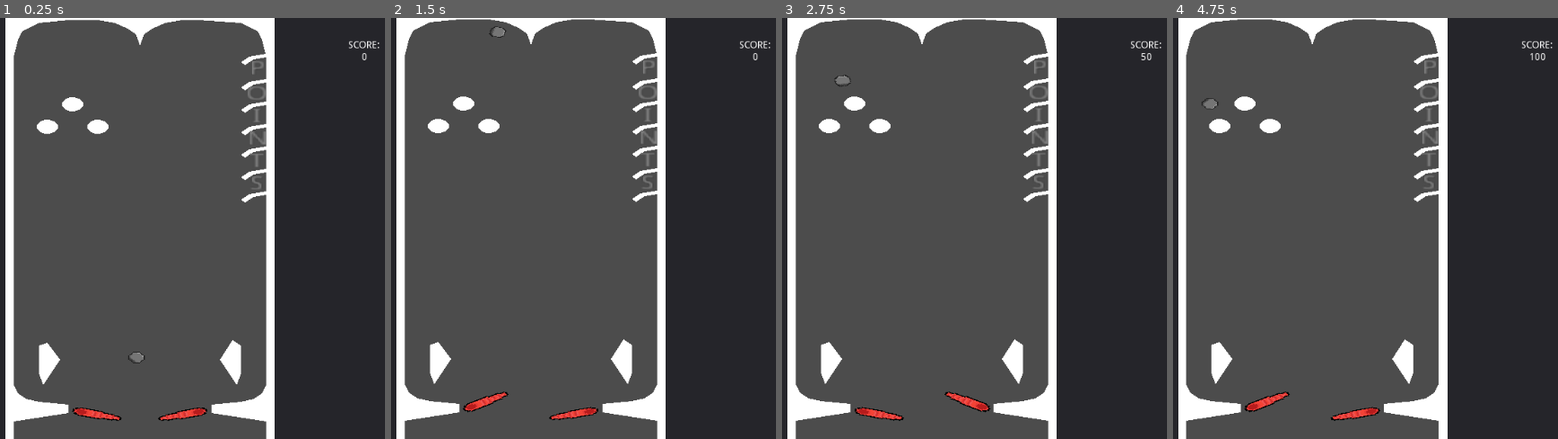
Above: before the commit, frames 1-4 (left to right).
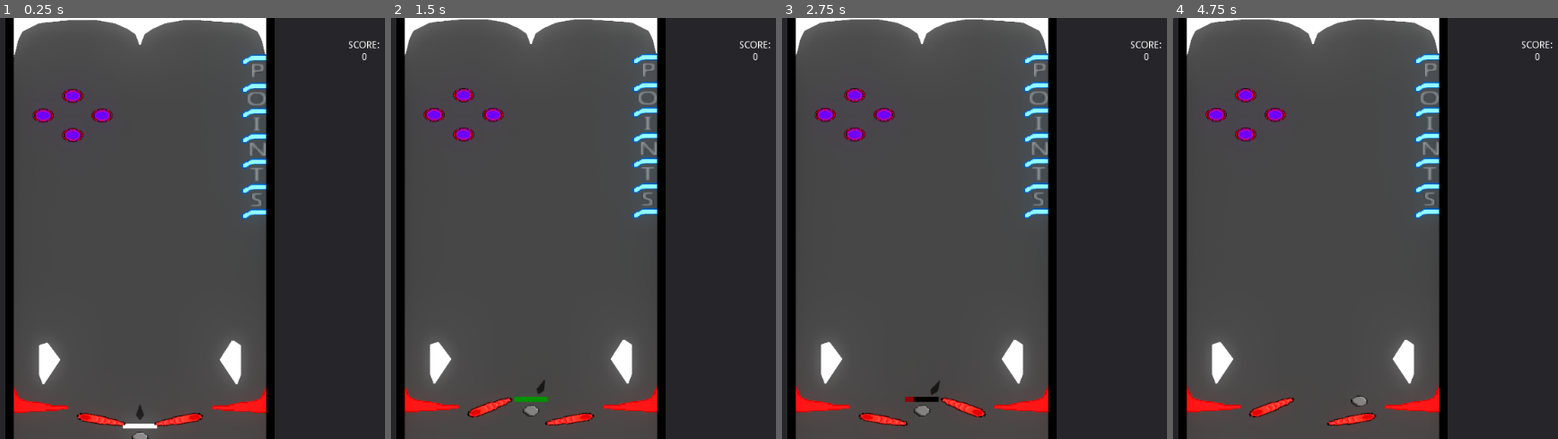
Above: after the commit, the same moments.

Repository: RogerRandomDev/pinball
Game: Godot game, scene res://scenes/game.tscn
Same seed, same stepped clock (60 frames per second), same inputs: the game is played once before the commit and once after it.
Inputs:
- Up to frame 1 (0.25 s): no input
- Up to frame 2 (1.5 s): hold Right (ui_right) 0.53-1.28 s; hold Left (ui_left) from 1.28 s (still down)
- Up to frame 3 (2.75 s): release Left (ui_left) at 2.03 s; hold Right (ui_right) from 2.03 s (still down)
- Up to frame 4 (4.75 s): release Right (ui_right) at 2.78 s; hold Up (ui_up) 2.78-3.53 s; hold Left (ui_left) from 3.53 s (still down)

The runs differ from the first frame. In frame 1, 9.4% of the frame differs, in the area x 1-72%, y 0-100%; in frame 2, 9.5%; in frame 3, 9.6%, in the area x 1-97%, y 0-100%; in frame 4, 9.5%.

Commit message:
upgraded

Diff:
--- a/pinball/scenes/Ball.tscn
+++ b/pinball/scenes/Ball.tscn
@@ -1,17 +1,23 @@
-[gd_scene load_steps=6 format=2]
+[gd_scene load_steps=8 format=2]
 
 [ext_resource path="res://scripts/Ball.gd" type="Script" id=1]
 [ext_resource path="res://textures/pinball_ball.png" type="Texture" id=2]
 
 [sub_resource type="PhysicsMaterial" id=2]
-friction = 0.5
-bounce = 0.5
+friction = 0.0
+bounce = 0.88
 
 [sub_resource type="CircleShape2D" id=1]
 radius = 16.0
 
 [sub_resource type="CircleShape2D" id=3]
 radius = 17.0
+
+[sub_resource type="StyleBoxFlat" id=4]
+bg_color = Color( 1, 1, 1, 1 )
+
+[sub_resource type="StyleBoxFlat" id=5]
+bg_color = Color( 0, 0, 0, 1 )
 
 [node name="Ball" type="RigidBody2D"]
 physics_material_override = SubResource( 2 )
@@ -40,7 +46,26 @@
 "_edit_use_anchors_": false
 }
 
-[connection signal="body_entered" from="." to="." method="_on_Ball_body_entered"]
+[node name="ProgressBar" type="ProgressBar" parent="."]
+margin_left = -32.0
+margin_top = -40.0
+margin_right = 32.0
+margin_bottom = -26.0
+custom_colors/font_color = Color( 0, 0, 0, 1 )
+custom_styles/fg = SubResource( 4 )
+custom_styles/bg = SubResource( 5 )
+max_value = 1.0
+value = 1.0
+percent_visible = false
+__meta__ = {
+"_edit_use_anchors_": false
+}
+
+[node name="launch_shower" type="Polygon2D" parent="."]
+show_behind_parent = true
+color = Color( 0.109804, 0.109804, 0.109804, 0.623529 )
+polygon = PoolVector2Array( 0, -48, -8, -64, 0, -96, 8, -64 )
+
 [connection signal="area_entered" from="check" to="." method="_on_check_area_entered"]
 [connection signal="body_entered" from="check" to="." method="_on_check_body_entered"]
 [connection signal="body_exited" from="check" to="." method="_on_check_body_exited"]
--- a/pinball/scenes/game.tscn
+++ b/pinball/scenes/game.tscn
@@ -3,9 +3,9 @@
 [ext_resource path="res://scenes/main.tscn" type="PackedScene" id=1]
 
 [sub_resource type="Environment" id=1]
+background_mode = 4
 glow_enabled = true
-glow_intensity = 2.35
-glow_strength = 1.35
+glow_bloom = 0.34
 glow_hdr_threshold = 0.5
 adjustment_enabled = true
 adjustment_contrast = 1.5
--- a/pinball/scenes/main.tscn
+++ b/pinball/scenes/main.tscn
@@ -1,15 +1,12 @@
-[gd_scene load_steps=10 format=2]
+[gd_scene load_steps=12 format=2]
 
 [ext_resource path="res://scenes/Ball.tscn" type="PackedScene" id=1]
 [ext_resource path="res://scenes/paddle.tscn" type="PackedScene" id=2]
 [ext_resource path="res://scripts/object_data.gd" type="Script" id=3]
 [ext_resource path="res://scripts/main.gd" type="Script" id=4]
-
-[sub_resource type="RectangleShape2D" id=1]
-extents = Vector2( 24, 600 )
-
-[sub_resource type="RectangleShape2D" id=2]
-extents = Vector2( 256, 16 )
+[ext_resource path="res://textures/pinball_orb.png" type="Texture" id=5]
+[ext_resource path="res://textures/pinball_special_blocker.png" type="Texture" id=6]
+[ext_resource path="res://textures/pinball_side_roller.png" type="Texture" id=7]
 
 [sub_resource type="CircleShape2D" id=3]
 radius = 0.01
@@ -18,7 +15,59 @@
 radius = 0.01
 
 [sub_resource type="RectangleShape2D" id=5]
-extents = Vector2( 16, 16 )
+extents = Vector2( 8, 16 )
+
+[sub_resource type="Animation" id=6]
+resource_name = "new"
+length = 0.5
+tracks/0/type = "value"
+tracks/0/path = NodePath("Ball:position")
+tracks/0/interp = 1
+tracks/0/loop_wrap = true
+tracks/0/imported = false
+tracks/0/enabled = true
+tracks/0/keys = {
+"times": PoolRealArray( 0, 0.5 ),
+"transitions": PoolRealArray( 1, 1 ),
+"update": 0,
+"values": [ Vector2( 256, 664 ), Vector2( 256, 524 ) ]
+}
+tracks/1/type = "value"
+tracks/1/path = NodePath("Ball:delayed")
+tracks/1/interp = 1
+tracks/1/loop_wrap = true
+tracks/1/imported = false
+tracks/1/enabled = true
+tracks/1/keys = {
+"times": PoolRealArray( 0, 0.5 ),
+"transitions": PoolRealArray( 1, 1 ),
+"update": 1,
+"values": [ true, false ]
+}
+tracks/2/type = "value"
+tracks/2/path = NodePath("Ball:mode")
+tracks/2/interp = 1
+tracks/2/loop_wrap = true
+tracks/2/imported = false
+tracks/2/enabled = true
+tracks/2/keys = {
+"times": PoolRealArray( 0, 0.5 ),
+"transitions": PoolRealArray( 1, 1 ),
+"update": 1,
+"values": [ 1, 0 ]
+}
+tracks/3/type = "value"
+tracks/3/path = NodePath("Ball:fired")
+tracks/3/interp = 1
+tracks/3/loop_wrap = true
+tracks/3/imported = false
+tracks/3/enabled = true
+tracks/3/keys = {
+"times": PoolRealArray( 0, 0.5 ),
+"transitions": PoolRealArray( 1, 1 ),
+"update": 1,
+"values": [ true, false ]
+}
 
 [node name="Node2D" type="Node2D"]
 script = ExtResource( 4 )
@@ -26,11 +75,13 @@
 action_point_rewards = [ -1 ]
 
 [node name="Ball" parent="." instance=ExtResource( 1 )]
-position = Vector2( 256, 600 )
+position = Vector2( 256, 524 )
 mass = 0.75
 gravity_scale = 2.0
-
-[node name="StaticBody2D" type="StaticBody2D" parent="."]
+applied_torque = 8.0
+delayed = false
+
+[node name="StaticBody2D" type="StaticBody2D" parent="." groups=["Bouncer"]]
 position = Vector2( 0, -600 )
 __meta__ = {
 "_edit_group_": true
@@ -47,31 +98,19 @@
 
 [node name="border" type="StaticBody2D" parent="."]
 
-[node name="CollisionShape2D" type="CollisionShape2D" parent="border"]
-position = Vector2( -8, 0 )
-shape = SubResource( 1 )
-
-[node name="CollisionShape2D2" type="CollisionShape2D" parent="border"]
-position = Vector2( 520, 0 )
-shape = SubResource( 1 )
-
-[node name="CollisionShape2D3" type="CollisionShape2D" parent="border"]
-position = Vector2( 256, -608 )
-shape = SubResource( 2 )
-
-[node name="CollisionShape2D4" type="CollisionShape2D" parent="border"]
-position = Vector2( 256, 632 )
-shape = SubResource( 2 )
-
 [node name="Polygon2D" type="Polygon2D" parent="border"]
+color = Color( 0, 0, 0, 1 )
 polygon = PoolVector2Array( 16, -600, 496, -600, 496, 616, 536, 616, 536, -624, -24, -624, -24, 616, 16, 616 )
 
+[node name="Col" type="CollisionPolygon2D" parent="border"]
+polygon = PoolVector2Array( 16, 616, -24, 616, -24, -624, 536, -624, 536, 616, 496, 616, 496, -600, 16, -600 )
+
 [node name="Lpaddle" parent="." instance=ExtResource( 2 )]
-position = Vector2( 128, 520 )
+position = Vector2( 136, 536 )
 paddle_force = Vector2( 0, -1200 )
 
 [node name="Rpaddle" parent="." instance=ExtResource( 2 )]
-position = Vector2( 384, 520 )
+position = Vector2( 376, 536 )
 scale = Vector2( -1, 1 )
 paddle_side = true
 paddle_force = Vector2( 0, -1200 )
@@ -142,7 +181,7 @@
 }
 
 [node name="StaticBody2D2" type="StaticBody2D" parent="objects" groups=["Bouncer"]]
-position = Vector2( 496, -168 )
+position = Vector2( 496, -128 )
 script = ExtResource( 3 )
 __meta__ = {
 "_edit_group_": true
@@ -157,14 +196,19 @@
 "_editor_description_": ""
 }
 
-[node name="Polygon2D" type="Polygon2D" parent="objects/StaticBody2D2"]
-polygon = PoolVector2Array( 0, 0, -32, 8, -48, 24, -40, 32, -24, 16, 0, 10 )
-__meta__ = {
+[node name="Polygon2D" type="TextureRect" parent="objects/StaticBody2D2"]
+margin_left = -48.0
+margin_bottom = 37.0
+texture = ExtResource( 6 )
+expand = true
+stretch_mode = 6
+__meta__ = {
+"_edit_use_anchors_": false,
 "_editor_description_": ""
 }
 
 [node name="StaticBody2D8" type="StaticBody2D" parent="objects" groups=["Bouncer"]]
-position = Vector2( 496, -232 )
+position = Vector2( 496, -200 )
 script = ExtResource( 3 )
 __meta__ = {
 "_edit_group_": true,
@@ -180,14 +224,19 @@
 "_editor_description_": ""
 }
 
-[node name="Polygon2D" type="Polygon2D" parent="objects/StaticBody2D8"]
-polygon = PoolVector2Array( 0, 0, -32, 8, -48, 24, -40, 32, -24, 16, 0, 10 )
-__meta__ = {
+[node name="Polygon2D" type="TextureRect" parent="objects/StaticBody2D8"]
+margin_left = -48.0
+margin_bottom = 37.0
+texture = ExtResource( 6 )
+expand = true
+stretch_mode = 6
+__meta__ = {
+"_edit_use_anchors_": false,
 "_editor_description_": ""
 }
 
 [node name="StaticBody2D9" type="StaticBody2D" parent="objects" groups=["Bouncer"]]
-position = Vector2( 496, -296 )
+position = Vector2( 496, -272 )
 script = ExtResource( 3 )
 __meta__ = {
 "_edit_group_": true
@@ -202,20 +251,25 @@
 "_editor_description_": ""
 }
 
-[node name="Polygon2D" type="Polygon2D" parent="objects/StaticBody2D9"]
-polygon = PoolVector2Array( 0, 0, -32, 8, -48, 24, -40, 32, -24, 16, 0, 10 )
-__meta__ = {
+[node name="Polygon2D" type="TextureRect" parent="objects/StaticBody2D9"]
+margin_left = -48.0
+margin_bottom = 37.0
+texture = ExtResource( 6 )
+expand = true
+stretch_mode = 6
+__meta__ = {
+"_edit_use_anchors_": false,
 "_editor_description_": ""
 }
 
 [node name="StaticBody2D15" type="StaticBody2D" parent="objects" groups=["Bouncer"]]
-position = Vector2( 80, -288 )
+position = Vector2( 128, -376 )
 scale = Vector2( 0.5, 0.5 )
 script = ExtResource( 3 )
 __meta__ = {
 "_edit_group_": true
 }
-bounce_force = 64.0
+bounce_force = 256.0
 point_count_for_hit = 50
 
 [node name="Col" type="CollisionPolygon2D" parent="objects/StaticBody2D15"]
@@ -224,20 +278,26 @@
 "_editor_description_": ""
 }
 
-[node name="Polygon2D" type="Polygon2D" parent="objects/StaticBody2D15"]
-polygon = PoolVector2Array( -8, 40, 8, 40, 24, 32, 32, 24, 40, 8, 40, -8, 32, -24, 24, -32, 8, -40, -8, -40, -24, -32, -32, -24, -40, -8, -40, 8, -32, 24, -24, 32 )
-__meta__ = {
+[node name="Polygon2D" type="TextureRect" parent="objects/StaticBody2D15"]
+margin_left = -40.0
+margin_top = -40.0
+margin_right = 40.0
+margin_bottom = 40.0
+texture = ExtResource( 5 )
+expand = true
+__meta__ = {
+"_edit_use_anchors_": false,
 "_editor_description_": ""
 }
 
 [node name="StaticBody2D16" type="StaticBody2D" parent="objects" groups=["Bouncer"]]
-position = Vector2( 128, -352 )
+position = Vector2( 184, -320 )
 scale = Vector2( 0.5, 0.5 )
 script = ExtResource( 3 )
 __meta__ = {
 "_edit_group_": true
 }
-bounce_force = 64.0
+bounce_force = 256.0
 point_count_for_hit = 50
 
 [node name="Col" type="CollisionPolygon2D" parent="objects/StaticBody2D16"]
@@ -246,20 +306,54 @@
 "_editor_description_": ""
 }
 
-[node name="Polygon2D" type="Polygon2D" parent="objects/StaticBody2D16"]
+[node name="Polygon2D" type="TextureRect" parent="objects/StaticBody2D16"]
+margin_left = -40.0
+margin_top = -40.0
+margin_right = 40.0
+margin_bottom = 40.0
+texture = ExtResource( 5 )
+expand = true
+__meta__ = {
+"_edit_use_anchors_": false,
+"_editor_description_": ""
+}
+
+[node name="StaticBody2D17" type="StaticBody2D" parent="objects" groups=["Bouncer"]]
+position = Vector2( 72, -320 )
+scale = Vector2( 0.5, 0.5 )
+script = ExtResource( 3 )
+__meta__ = {
+"_edit_group_": true
+}
+bounce_force = 256.0
+point_count_for_hit = 50
+
+[node name="Col" type="CollisionPolygon2D" parent="objects/StaticBody2D17"]
 polygon = PoolVector2Array( -8, 40, 8, 40, 24, 32, 32, 24, 40, 8, 40, -8, 32, -24, 24, -32, 8, -40, -8, -40, -24, -32, -32, -24, -40, -8, -40, 8, -32, 24, -24, 32 )
 __meta__ = {
 "_editor_description_": ""
 }
 
+[node name="Polygon2D" type="TextureRect" parent="objects/StaticBody2D17"]
+margin_left = -40.0
+margin_top = -40.0
+margin_right = 40.0
+margin_bottom = 40.0
+texture = ExtResource( 5 )
+expand = true
+__meta__ = {
+"_edit_use_anchors_": false,
+"_editor_description_": ""
+}
+
 [node name="StaticBody2D18" type="StaticBody2D" parent="objects" groups=["Bouncer"]]
-position = Vector2( 176, -288 )
+position = Vector2( 128, -264 )
 scale = Vector2( 0.5, 0.5 )
 script = ExtResource( 3 )
 __meta__ = {
 "_edit_group_": true
 }
-bounce_force = 64.0
+bounce_force = 256.0
 point_count_for_hit = 50
 
 [node name="Col" type="CollisionPolygon2D" parent="objects/StaticBody2D18"]
@@ -268,14 +362,20 @@
 "_editor_description_": ""
 }
 
-[node name="Polygon2D" type="Polygon2D" parent="objects/StaticBody2D18"]
-polygon = PoolVector2Array( -8, 40, 8, 40, 24, 32, 32, 24, 40, 8, 40, -8, 32, -24, 24, -32, 8, -40, -8, -40, -24, -32, -32, -24, -40, -8, -40, 8, -32, 24, -24, 32 )
-__meta__ = {
+[node name="Polygon2D" type="TextureRect" parent="objects/StaticBody2D18"]
+margin_left = -40.0
+margin_top = -40.0
+margin_right = 40.0
+margin_bottom = 40.0
+texture = ExtResource( 5 )
+expand = true
+__meta__ = {
+"_edit_use_anchors_": false,
 "_editor_description_": ""
 }
 
 [node name="StaticBody2D10" type="StaticBody2D" parent="objects" groups=["Bouncer"]]
-position = Vector2( 496, -360 )
+position = Vector2( 496, -344 )
 script = ExtResource( 3 )
 __meta__ = {
 "_edit_group_": true
@@ -290,9 +390,14 @@
 "_editor_description_": ""
 }
 
-[node name="Polygon2D" type="Polygon2D" parent="objects/StaticBody2D10"]
-polygon = PoolVector2Array( 0, 0, -32, 8, -48, 24, -40, 32, -24, 16, 0, 10 )
-__meta__ = {
+[node name="Polygon2D" type="TextureRect" parent="objects/StaticBody2D10"]
+margin_left = -48.0
+margin_bottom = 37.0
+texture = ExtResource( 6 )
+expand = true
+stretch_mode = 6
+__meta__ = {
+"_edit_use_anchors_": false,
 "_editor_description_": ""
 }
 
@@ -318,14 +423,20 @@
 }
 
 [node name="Col" type="CollisionPolygon2D" parent="objects/StaticBody2D4"]
-polygon = PoolVector2Array( 104, 24, 48, 16, 24, 8, 8, -8, 0, -32, 0, 72, 104, 48 )
-__meta__ = {
-"_editor_description_": ""
-}
-
-[node name="Polygon2D" type="Polygon2D" parent="objects/StaticBody2D4"]
-polygon = PoolVector2Array( 104, 24, 48, 16, 24, 8, 8, -8, 0, -32, 0, 72, 104, 48 )
-__meta__ = {
+polygon = PoolVector2Array( 120, 32, 72, 24, 40, 16, 16, 8, 8, -8, 0, -32, 0, 48, 112, 48 )
+__meta__ = {
+"_editor_description_": ""
+}
+
+[node name="Polygon2D" type="TextureRect" parent="objects/StaticBody2D4"]
+margin_top = -24.0
+margin_right = 104.0
+margin_bottom = 48.0
+texture = ExtResource( 7 )
+expand = true
+stretch_mode = 6
+__meta__ = {
+"_edit_use_anchors_": false,
 "_editor_description_": ""
 }
 
@@ -336,19 +447,26 @@
 }
 
 [node name="Col" type="CollisionPolygon2D" parent="objects/StaticBody2D6"]
-polygon = PoolVector2Array( -104, 24, -48, 16, -24, 8, -8, -8, 0, -32, 0, 72, -104, 48 )
-__meta__ = {
-"_editor_description_": ""
-}
-
-[node name="Polygon2D" type="Polygon2D" parent="objects/StaticBody2D6"]
-polygon = PoolVector2Array( -104, 24, -48, 16, -24, 8, -8, -8, 0, -32, 0, 72, -104, 48 )
-__meta__ = {
+polygon = PoolVector2Array( -120, 32, -72, 24, -40, 16, -16, 8, -8, -8, 0, -32, 0, 48, -112, 48 )
+__meta__ = {
+"_editor_description_": ""
+}
+
+[node name="Polygon2D" type="TextureRect" parent="objects/StaticBody2D6"]
+margin_left = -104.0
+margin_top = -24.0
+margin_bottom = 48.0
+texture = ExtResource( 7 )
+expand = true
+stretch_mode = 6
+flip_h = true
+__meta__ = {
+"_edit_use_anchors_": false,
 "_editor_description_": ""
 }
 
 [node name="Area2D" type="Area2D" parent="objects"]
-position = Vector2( 480, -192 )
+position = Vector2( 480, -152 )
 monitoring = false
 script = ExtResource( 3 )
 __meta__ = {
@@ -376,7 +494,7 @@
 }
 
 [node name="StaticBody2D13" type="StaticBody2D" parent="objects" groups=["Bouncer"]]
-position = Vector2( 496, -104 )
+position = Vector2( 496, -56 )
 script = ExtResource( 3 )
 __meta__ = {
 "_edit_group_": true
@@ -388,14 +506,19 @@
 [node name="Col" type="CollisionPolygon2D" parent="objects/StaticBody2D13"]
 polygon = PoolVector2Array( 0, 0, -32, 8, -48, 24, -40, 32, -24, 16, 0, 10 )
 
-[node name="Polygon2D" type="Polygon2D" parent="objects/StaticBody2D13"]
-polygon = PoolVector2Array( 0, 0, -32, 8, -48, 24, -40, 32, -24, 16, 0, 10 )
-__meta__ = {
+[node name="Polygon2D" type="TextureRect" parent="objects/StaticBody2D13"]
+margin_left = -48.0
+margin_bottom = 37.0
+texture = ExtResource( 6 )
+expand = true
+stretch_mode = 6
+__meta__ = {
+"_edit_use_anchors_": false,
 "_editor_description_": ""
 }
 
 [node name="Area2D6" type="Area2D" parent="objects"]
-position = Vector2( 480, -128 )
+position = Vector2( 480, -80 )
 monitoring = false
 script = ExtResource( 3 )
 __meta__ = {
@@ -423,7 +546,7 @@
 }
 
 [node name="Area2D2" type="Area2D" parent="objects"]
-position = Vector2( 480, -320 )
+position = Vector2( 480, -296 )
 monitoring = false
 script = ExtResource( 3 )
 __meta__ = {
@@ -451,7 +574,7 @@
 }
 
 [node name="StaticBody2D11" type="StaticBody2D" parent="objects" groups=["Bouncer"]]
-position = Vector2( 496, -424 )
+position = Vector2( 496, -416 )
 script = ExtResource( 3 )
 __meta__ = {
 "_edit_group_": true
@@ -466,14 +589,19 @@
 "_editor_description_": ""
 }
 
-[node name="Polygon2D" type="Polygon2D" parent="objects/StaticBody2D11"]
-polygon = PoolVector2Array( 0, 0, -32, 8, -48, 24, -40, 32, -24, 16, 0, 10 )
-__meta__ = {
+[node name="Polygon2D" type="TextureRect" parent="objects/StaticBody2D11"]
+margin_left = -48.0
+margin_bottom = 37.0
+texture = ExtResource( 6 )
+expand = true
+stretch_mode = 6
+__meta__ = {
+"_edit_use_anchors_": false,
 "_editor_description_": ""
 }
 
 [node name="Area2D4" type="Area2D" parent="objects"]
-position = Vector2( 480, -384 )
+position = Vector2( 480, -368 )
 monitoring = false
 script = ExtResource( 3 )
 __meta__ = {
@@ -506,7 +634,7 @@
 __meta__ = {
 "_edit_group_": true
 }
-bounce_force = 8.0
+bounce_force = 128.0
 dont_hit_bottom = true
 point_count_for_hit = 25
 
@@ -516,14 +644,19 @@
 "_editor_description_": ""
 }
 
-[node name="Polygon2D" type="Polygon2D" parent="objects/StaticBody2D12"]
-polygon = PoolVector2Array( 0, 0, -32, 8, -48, 24, -40, 32, -24, 16, 0, 10 )
-__meta__ = {
+[node name="Polygon2D" type="TextureRect" parent="objects/StaticBody2D12"]
+margin_left = -48.0
+margin_bottom = 37.0
+texture = ExtResource( 6 )
+expand = true
+stretch_mode = 6
+__meta__ = {
+"_edit_use_anchors_": false,
 "_editor_description_": ""
 }
 
 [node name="Area2D5" type="Area2D" parent="objects"]
-position = Vector2( 480, -456 )
+position = Vector2( 480, -448 )
 monitoring = false
 script = ExtResource( 3 )
 __meta__ = {
@@ -551,7 +684,7 @@
 }
 
 [node name="Area2D3" type="Area2D" parent="objects"]
-position = Vector2( 480, -256 )
+position = Vector2( 480, -224 )
 monitoring = false
 script = ExtResource( 3 )
 __meta__ = {
@@ -577,3 +710,6 @@
 __meta__ = {
 "_edit_use_anchors_": false
 }
+
+[node name="AnimationPlayer" type="AnimationPlayer" parent="."]
+anims/new = SubResource( 6 )
--- a/pinball/scripts/Ball.gd
+++ b/pinball/scripts/Ball.gd
@@ -2,14 +2,31 @@
 
 var direction = Vector2.ZERO
 export(float)var bounce_force = 32.0
-
-
+export var fired = false
+var fire_force = 0.0
+var fire_rate = 1.0
+var launch_angle = 0.0
+var do_load=true
+export var delayed = true
 func _ready():
 	randomize()
-	fire_ball()
+	#fire_ball()
+# warning-ignore:unused_argument
 func _process(delta):
-	if position.y > 600:prepare_to_fire_ball()
+	if (position.y > 592||!fired)&&!delayed:
+		if do_load:
+			get_parent().get_node("AnimationPlayer").play("new")
+			do_load = false
+			fire_force = 0.0
+			launch_angle = 0.0
+		else:
+			$launch_shower.visible = true
+			$ProgressBar.visible = true
+			fired = false
+			prepare_to_fire_ball()
 
+	if linear_velocity.length_squared() >=16777216:
+		linear_velocity = linear_velocity.normalized()*4096
 func _on_check_body_entered(body):
 	get_parent().play_sfx("bounce.wav")
 	if body.is_in_group("Bouncer"):
@@ -38,7 +55,9 @@
 	if body.is_in_group("Paddle"):
 		body.has_ball=true
 		body.ball = self
-		var force = (body.paddle_force*int(body.is_active&&abs(body.rotation_degrees-body.target_angle)>1)*(1/body.get_tip().distance_to(position))*32).rotated(body.rotation)
+		var force = ((body.paddle_force*int(body.is_active&&abs(body.rotation_degrees-body.target_angle)>1)*(1/body.get_tip().distance_to(position)*32))).rotated(body.rotation)
+		if force.length() > body.paddle_force.length():
+				force=force.normalized()*body.paddle_force.length()
 		if body.target_angle!=body.rotation_degrees:apply_central_impulse(
 			force
 			)
@@ -59,7 +78,25 @@
 	get_parent().get_node("Cam").apply_central_impulse(force/32)
 	get_parent().play_sfx("bounce.wav")
 func fire_ball():
-	global_position = Vector2(256,600)
-	linear_velocity = Vector2(rand_range(-32,32),rand_range(-1024,-1064))
+	do_load = true
+	global_position = Vector2(256,524)
+	linear_velocity = (Vector2(rand_range(-32,32),rand_range(-512,-564))*pow(fire_force*2,2)).rotated($launch_shower.rotation)
+	mode=MODE_RIGID
 func prepare_to_fire_ball():
+	if mode != MODE_STATIC:mode = MODE_STATIC
+	rotation = 0
+	global_position = Vector2(256,524)
+	fire_force+=fire_rate*get_process_delta_time()
+	$ProgressBar.value = fire_force
+	$ProgressBar.modulate = Color(0.5-((fire_force-0.5)*int(fire_force>0.5)),((fire_force-0.5)*int(fire_force>0.5)),0)
+	if fire_force>=1.0||fire_force<=0.0:
+		fire_rate = -fire_rate
+		fire_force = clamp(fire_force,0.0,1.0)
+	launch_angle+=(float(Input.is_action_pressed("ui_right"))-float(Input.is_action_pressed("ui_left")))*get_process_delta_time()*30
+	launch_angle =clamp(launch_angle,-30,30)
+	$launch_shower.rotation_degrees = launch_angle
+	if !Input.is_action_pressed("ui_up"):return
+	fired=true
+	$ProgressBar.visible = false
+	$launch_shower.visible = false
 	fire_ball()
--- a/pinball/scripts/object_data.gd
+++ b/pinball/scripts/object_data.gd
@@ -12,8 +12,12 @@
 export(String)var action_value=""
 export(String)var action_group=""
 export(int)var point_count_for_hit = 100
+var polygon_pos = Vector2.ZERO
 var active=false
 func _ready():
+
+	if get_node_or_null("Polygon2D")!=null&&$Polygon2D.get_class()!="Polygon2D":
+		polygon_pos=$Polygon2D.rect_position
 	if action_object:
 		add_to_group(action_name)
 		add_to_group("action_item")
@@ -33,7 +37,11 @@
 func bounce_off_of():
 	var tween = Tween.new()
 	add_child(tween)
-	tween.interpolate_property($Polygon2D,"scale",Vector2(1.25,1.25),Vector2.ONE,0.25,Tween.TRANS_BOUNCE)
+	if $Polygon2D.get_class() == 'Polygon2D':
+		tween.interpolate_property($Polygon2D,"scale",Vector2(1.25,1.25),Vector2.ONE,0.25,Tween.TRANS_BOUNCE)
+	else:
+		tween.interpolate_property($Polygon2D,"rect_scale",Vector2(1.25,1.25),Vector2.ONE,0.25,Tween.TRANS_BOUNCE)
+		tween.interpolate_property($Polygon2D,"rect_position",-($Polygon2D.rect_size/2)*1.25+polygon_pos/2,polygon_pos,0.25,Tween.TRANS_BOUNCE)
 	tween.start()
 	tween.connect("tween_all_completed",self,"remove_object",[tween])
 
--- a/pinball/scripts/paddle.gd
+++ b/pinball/scripts/paddle.gd
@@ -17,11 +17,14 @@
 	$Sprite.flip_h = paddle_side
 	scale.x = 1
 	target_angle = (int(!paddle_side)*2-1)*15
+
 func _input(_event):
 	if Input.is_action_just_pressed("ui_left")&&!paddle_side:
 		is_active = true
 		if ball!=null:
-			var force = (paddle_force*(1/get_tip().distance_to(ball.position))*32).rotated(rotation)
+			var force = ((paddle_force*(1/get_tip().distance_to(ball.position)*32)).rotated(rotation))
+			if force.length() > paddle_force.length():
+				force=force.normalized()*paddle_force.length()
 			ball.apply_central_impulse(force)
 			ball.paddle_hit(force)
 		target_angle = -30
@@ -31,7 +34,9 @@
 	if Input.is_action_just_pressed("ui_right")&&paddle_side:
 		is_active = true
 		if ball!=null:
-			var force = (paddle_force*(1/get_tip().distance_to(ball.position))*32).rotated(rotation)
+			var force = (paddle_force*(1/get_tip().distance_to(ball.position)*32)).rotated(rotation)
+			if force.length() > paddle_force.length():
+				force=force.normalized()*paddle_force.length()
 			ball.apply_central_impulse(force)
 			ball.paddle_hit(force)
 		target_angle = 30
@@ -41,4 +46,4 @@
 func _process(delta):
 	rotation_degrees += (target_angle-rotation_degrees)*delta*20
 func get_tip():
-	return (position+(Vector2(48*(int(!paddle_side)*2-1),0).rotated(rotation)))
+	return (position+(Vector2(96*(int(!paddle_side)*2-1),0).rotated(rotation)))
Binary file added: pinball/textures/pinball_orb.png
Not shown, added: pinball/textures/pinball_orb.png.import
Binary file added: pinball/textures/pinball_side_roller.png
Not shown, added: pinball/textures/pinball_side_roller.png.import
Binary file added: pinball/textures/pinball_special_blocker.png
Not shown, added: pinball/textures/pinball_special_blocker.png.import
